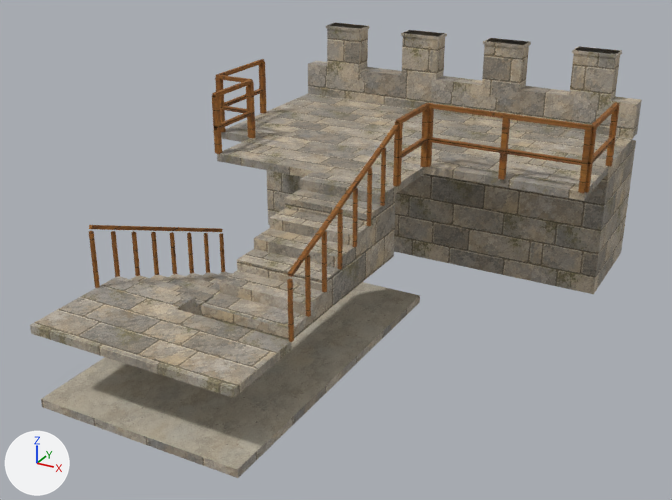
Before and after pictures for a commit that changed the glTF model assets/fort-variants/parts/castle-rampart-platform.gltf.
Camera for both pictures: a 50 mm lens placed at (8.77, -15.01, 6.47), pointed at (2.84, -4.23, 1.07). Every picture has the same lights, and +X, +Y and +Z are marked at lower left. The first picture is the older version. Where no turn or scale is listed for an object, it has been applied to the vertices. Vertices at exactly the same position are counted once.

Names of what the first picture shows: 'curtain-L0-stone', 'floor-L0-plaster', 'floor-L0-stone', 'guards-L1-wood', 'stairs-L0-stone', 'stairs-L0-wood', 'walkway-L1-stone'.
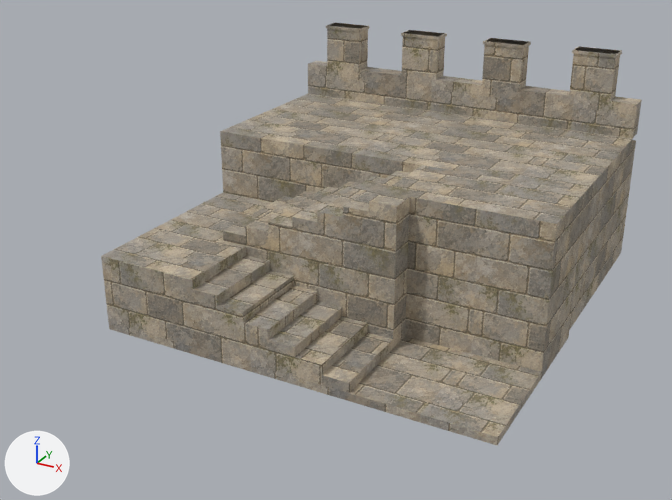
Location of each change, [x1, y1, x2, y2] in pixels of the pictures (672 x 500 px; the box of a moved part takes in the faces that stretch with it):
'stairs-L0-stone', reshaped
    before: [30, 171, 396, 398]
    after: [101, 165, 447, 393]
'walkway-L1-stone', reshaped (158% taller)
    before: [217, 94, 633, 201]
    after: [220, 94, 633, 372]
'curtain-L0-stone', reshaped (12% wider, 13% taller)
    before: [266, 22, 642, 294]
    after: [220, 22, 642, 330]
'floor-L0-plaster', reshaped (not visible afterwards)
    before: [42, 282, 420, 469]
'floor-L0-stone', reshaped
    before: [41, 296, 420, 478]
    after: [109, 322, 569, 445]
'guards-L1-wood', deleted
    before: [212, 59, 620, 193]
'stairs-L0-wood', deleted
    before: [89, 123, 399, 342]
part 1 of me_curtain_l0_stone, moved or reshaped
    before: [266, 143, 634, 294]
    after: [220, 138, 636, 330]
part 2 of me_walkway_l1_stone, deleted
    before: [217, 137, 425, 193]
part 3 of me_walkway_l1_stone, added
    after: [405, 169, 585, 372]

The change, as a list of edits to the scene's bpy script:
```text
Change me_curtain_l0_stone:
    used by ob_curtain_l0_stone; location = (0.0, 0.0, 0.0)
    remove me_curtain_l0_stone.from_pydata(...)  # 279 vertices, 492 faces; spans x 0.0..6.0, y -1.66..0.3, z 0.0..3.42
    add me_curtain_l0_stone.from_pydata(...)  # 297 vertices, 516 faces; spans x 0.0..6.0, y -3.0..0.3, z 0.0..3.42
    me_curtain_l0_stone part 1: 5 vertices moved from x 2.5..5.0, y -1.66..-0.9, z 0.0..2.0 to x 2.5..5.05, y -2.5..-1.68, z 0.0..2.0; 15 vertices removed from x 0.0..6.0, y -1.66..0.0, z 0.0..2.0; 33 vertices added at x 0.0..6.0, y -3.0..0.0, z 0.0..2.0
Change me_walkway_l1_stone:
    used by ob_walkway_l1_stone; location = (0.0, 0.0, 0.0)
    remove me_walkway_l1_stone.from_pydata(...)  # 51 vertices, 90 faces; spans x 0.0..6.0, y -4.0..-0.16, z 2.0..2.12
    add me_walkway_l1_stone.from_pydata(...)  # 50 vertices, 96 faces; spans x 0.0..6.0, y -4.3..-0.16, z 0.0..2.12
    me_walkway_l1_stone part 2: the loose piece of 15 vertices spanning x 0.65..3.65, y -4.0..-3.0, z 2.0..2.12 is deleted
    me_walkway_l1_stone part 3: 14 vertices added at x 4.0..6.0, y -4.3..-3.0, z 0.0..2.12
Change me_floor_l0_plaster:
    used by ob_floor_l0_plaster; location = (0.0, 0.0, 0.0)
    remove me_floor_l0_plaster.from_pydata(...)  # 14 vertices, 12 faces; spans x 0.65..3.65, y -8.0..-3.0, z -0.12..0.0
    add me_floor_l0_plaster.from_pydata(...)  # 7 vertices, 6 faces; spans x 0.0..6.0, y -6.0..-3.0, z -0.12
    me_floor_l0_plaster part 5: the loose piece of 7 vertices spanning x 0.65..3.65, y -8.0..-3.0, z 0.0 is deleted
    other edits to the shape of me_floor_l0_plaster do not show in these pictures
Change me_floor_l0_stone:
    used by ob_floor_l0_stone; location = (0.0, 0.0, 0.0)
    remove me_floor_l0_stone.from_pydata(...)  # 20 vertices, 24 faces; spans x 0.65..3.65, y -8.0..-3.0, z -0.12..0.0
    add me_floor_l0_stone.from_pydata(...)  # 31 vertices, 50 faces; spans x 0.0..6.0, y -6.0..-3.0, z -0.12..0.0
    me_floor_l0_stone part 4: 20 vertices removed from x 0.65..3.65, y -8.0..-3.0, z -0.12..0.0; 31 vertices added at x 0.0..6.0, y -6.0..-3.0, z -0.12..0.0
Change me_stairs_l0_stone:
    used by ob_stairs_l0_stone; location = (0.0, 0.0, 0.0)
    remove me_stairs_l0_stone.from_pydata(...)  # 169 vertices, 344 faces; spans x 0.65..3.65, y -8.0..-4.0, z 0.0..2.12
    add me_stairs_l0_stone.from_pydata(...)  # 186 vertices, 444 faces; spans x 0.0..4.0, y -6.0..-3.0, z 0.0..2.12
    me_stairs_l0_stone part 6: 169 vertices removed from x 0.65..3.65, y -8.0..-4.0, z 0.0..2.12; 186 vertices added at x 0.0..4.0, y -6.0..-3.0, z 0.0..2.12
Remove ob_guards_l1_wood:
    ob_guards_l1_wood = bpy.data.objects.new('guards-L1-wood', me_guards_l1_wood)
    ob_guards_l1_wood.location = (0.0, 0.0, 0.0)
Remove ob_stairs_l0_wood:
    ob_stairs_l0_wood = bpy.data.objects.new('stairs-L0-wood', me_stairs_l0_wood)
    ob_stairs_l0_wood.location = (0.0, 0.0, 0.0)
```
